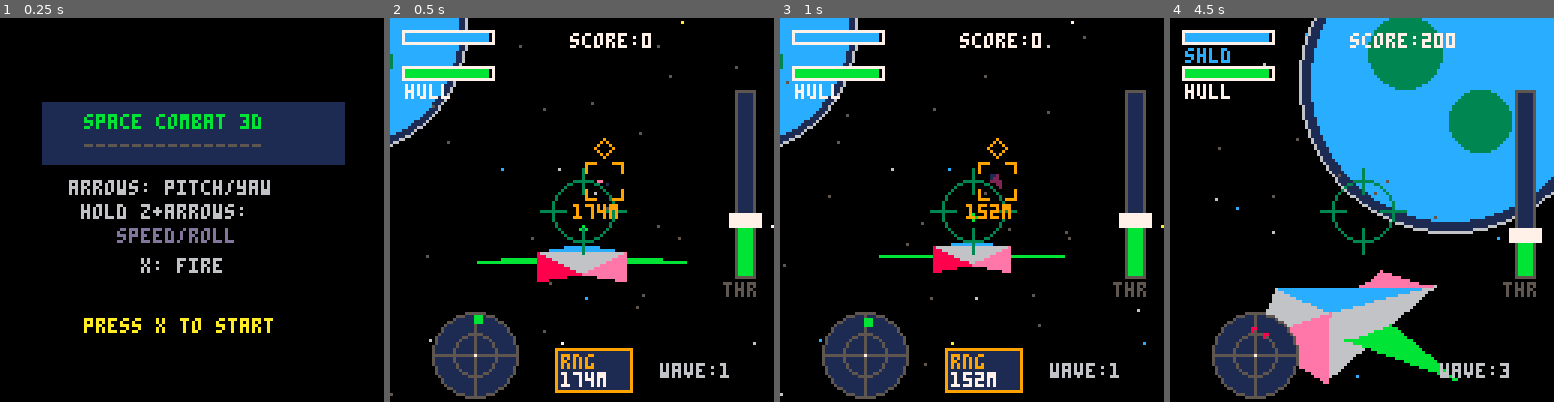
Above: before the commit, frames 1-4 (left to right).
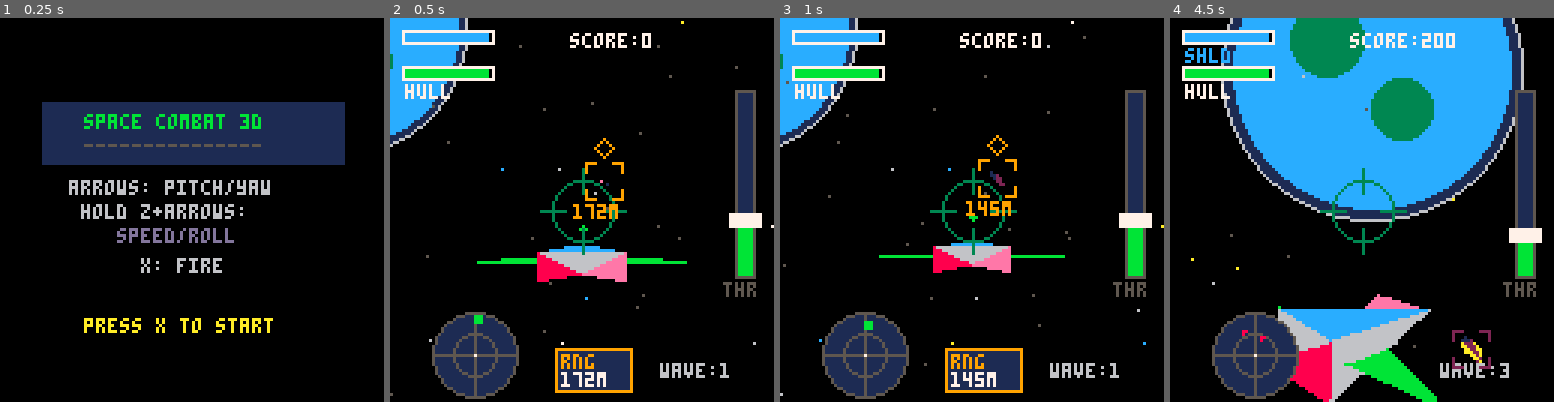
Above: after the commit, the same moments.

Repository: RubenTipparach/Mini-Pico-Games
Game: PICO-8 cartridge pico-8/carts/space_combat_3d.p8
The game is run twice, just before and just after one commit, with the same random seed, the same clock (stepped at 60 frames per second) and the same inputs.
Inputs (mouse positions are in pixels of both pictures, inside the frame that each line leads up to):
- Up to frame 1 (0.25 s): no input
- Up to frame 2 (0.5 s): tap X (X key) at 0.33 s
- Up to frame 3 (1 s): click (1060, 121) at 0.67 s; tap O (Z key) at 0.7 s
- Up to frame 4 (4.5 s): tap X (X key) at 1.07, 1.85, 2.97, 4.08 s; click (1216, 267) at 1.22 s; hold Right 1.6-2.1 s; tap O (Z key) every 0.4 s from 1.7 to 4.1 s; click (1277, 114) at 1.77 s; hold Up 2.15-2.42 s; click (1342, 259) at 2.32 s; hold Right 2.47-3.03 s; click (1404, 106) at 2.87 s; hold Left 3.08-3.58 s; click (1465, 256) at 3.42 s; hold Down 3.63-3.97 s; click (1231, 102) at 3.97 s; hold Right from 4.02 s (still down)

Frame 1 is identical in both runs. In frame 2, less than 0.1% of the frame differs, in the area x 50-57%, y 42-97%; in frame 3, 0.7%; in frame 4, 36%, in the area x 5-100%, y 0-100%.

Commit message:
Add AI evasion, hit flash, and fix wave/hit detection bugs
- Inverted pitch controls (up=nose down, down=nose up)
- Enemies now evade when hit (strafe sideways for ~30 frames)
- Increased enemy speeds (normal: 0.6, heavy: 0.4, fast: 0.9)
- Player ship flashes red when hit
- Fixed double wave increment bug (waves were skipping)
- Tightened hit detection radius from 8 to 6 units

Diff:
--- a/pico-8/carts/space_combat_3d.p8
+++ b/pico-8/carts/space_combat_3d.p8
@@ -11,6 +11,7 @@
 shield=100
 shield_max=100
 shield_recharge=0
+hit_flash=0
 wave=1
 spawn_t=60
 wave_enemies=0
@@ -270,6 +271,7 @@
  health=100
  shield=100
  shield_recharge=0
+ hit_flash=0
  wave=1
  wave_enemies=1
  spawn_t=0
@@ -329,14 +331,14 @@
    p_up=rot_axis(p_up,p_fwd,ts)
   end
  else
-  -- regular mode: pitch around right, yaw around up
+  -- regular mode: pitch around right (inverted), yaw around up
   if btn(2) then
+   p_fwd=rot_axis(p_fwd,p_rgt,-ts)
+   p_up=rot_axis(p_up,p_rgt,-ts)
+  end
+  if btn(3) then
    p_fwd=rot_axis(p_fwd,p_rgt,ts)
    p_up=rot_axis(p_up,p_rgt,ts)
-  end
-  if btn(3) then
-   p_fwd=rot_axis(p_fwd,p_rgt,-ts)
-   p_up=rot_axis(p_up,p_rgt,-ts)
   end
   if btn(0) then
    p_fwd=rot_axis(p_fwd,p_up,ts)
@@ -451,6 +453,11 @@
   end
  end
 
+ -- decrement hit flash timer
+ if hit_flash>0 then
+  hit_flash-=1
+ end
+
  -- wave progression
  if #enemies==0 then
   wave+=1
@@ -482,26 +489,28 @@
   z=rnd(100)+80+pz,
   rx=0,ry=0.5,rz=0,
   etype=etype,
-  ai=rnd(40)+20
+  ai=rnd(40)+20,
+  evade=0,
+  evade_dir=0
  }
  -- type-specific stats
  if etype=="normal" then
   e.hp=20
-  e.spd=0.4
+  e.spd=0.6
   e.fire=rnd(120)+90
   e.acc=0.15
   e.v=enemy_v
   e.f=enemy_f
  elseif etype=="heavy" then
   e.hp=50
-  e.spd=0.25
+  e.spd=0.4
   e.fire=rnd(150)+120
   e.acc=0.1
   e.v=heavy_v
   e.f=heavy_f
  elseif etype=="fast" then
   e.hp=12
-  e.spd=0.7
+  e.spd=0.9
   e.fire=rnd(100)+80
   e.acc=0.12
   e.v=fast_v
@@ -511,34 +520,33 @@
 end
 
 function spawn_wave()
- -- wave 1: 1 normal
- -- wave 2: 2 normal
- -- wave 3: 2 normal + 1 fast
- -- wave 4: 2 normal + 1 heavy
- -- wave 5+: mix
- local count=min(wave,4)
- wave_enemies=count
-
- if wave==1 then
-  spawn_enemy("normal")
- elseif wave==2 then
-  spawn_enemy("normal")
+ -- wave is already incremented when this is called
+ -- wave 2: 1 normal (after beating wave 1)
+ -- wave 3: 2 normal
+ -- wave 4: 2 normal + 1 fast
+ -- wave 5: 1 normal + 1 heavy + 1 fast
+ -- wave 6+: mix up to 4
+ if wave==2 then
   spawn_enemy("normal")
  elseif wave==3 then
   spawn_enemy("normal")
   spawn_enemy("normal")
+ elseif wave==4 then
+  spawn_enemy("normal")
+  spawn_enemy("normal")
   spawn_enemy("fast")
- elseif wave==4 then
+ elseif wave==5 then
   spawn_enemy("normal")
   spawn_enemy("heavy")
   spawn_enemy("fast")
  else
-  -- wave 5+: random mix
-  for i=1,min(wave,5) do
+  -- wave 6+: random mix, max 4
+  local count=min(wave-2,4)
+  for i=1,count do
    local r=rnd(10)
-   if r<5 then
+   if r<4 then
     spawn_enemy("normal")
-   elseif r<8 then
+   elseif r<7 then
     spawn_enemy("fast")
    else
     spawn_enemy("heavy")
@@ -587,9 +595,22 @@
   -- use enemy speed
   local spd=e.spd or 0.4
   local fx,fy,fz=rot3d(0,0,1,e.rx,e.ry,e.rz)
-  e.x+=fx*spd
-  e.y+=fy*spd
-  e.z+=fz*spd
+
+  -- evasion behavior when hit
+  if e.evade>0 then
+   e.evade-=1
+   -- calculate right vector for strafing
+   local ex,ey,ez=rot3d(1,0,0,e.rx,e.ry,e.rz)
+   -- strafe sideways
+   local estr=e.evade_dir*spd*1.5
+   e.x+=ex*estr+fx*spd*0.3
+   e.y+=ey*estr+fy*spd*0.3
+   e.z+=ez*estr+fz*spd*0.3
+  else
+   e.x+=fx*spd
+   e.y+=fy*spd
+   e.z+=fz*spd
+  end
 
   e.fire-=1
   if e.fire<=0 then
@@ -660,8 +681,11 @@
     local dx=b.x-e.x
     local dy=b.y-e.y
     local dz=b.z-e.z
-    if dx*dx+dy*dy+dz*dz<64 then
+    if dx*dx+dy*dy+dz*dz<36 then -- 6 unit radius for tighter hit detection
      e.hp-=10
+     -- trigger evasion when hit
+     e.evade=20+rnd(15)
+     e.evade_dir=rnd(1)<0.5 and -1 or 1
      add_parts(b.x,b.y,b.z,5,9)
      del(bullets,b)
      sfx(2)
@@ -670,7 +694,7 @@
       score+=100
       del(enemies,e)
       sfx(3)
-      if #enemies==0 then wave+=1 end
+      -- wave progression handled in update_play()
      end
      break
     end
@@ -682,6 +706,7 @@
    if dx*dx+dy*dy+dz*dz<36 then
     -- damage shields first, then health
     shield_recharge=0 -- reset recharge timer
+    hit_flash=10 -- flash red when hit
     if shield>0 then
      shield=max(0,shield-15)
      add_parts(px,py,pz,4,12) -- blue shield sparks
@@ -847,7 +872,38 @@
   x,y,z=to_cam_space(x,y,z)
   tv[i]={x,y,z}
  end
- add_faces(faces,tv,fcs)
+ -- flash red when hit
+ if hit_flash>0 then
+  add_faces_flash(faces,tv,fcs)
+ else
+  add_faces(faces,tv,fcs)
+ end
+end
+
+-- add faces with red flash (for damage)
+function add_faces_flash(faces,tv,fcs)
+ for f in all(fcs) do
+  local v1=tv[f[1]]
+  local v2=tv[f[2]]
+  local v3=tv[f[3]]
+
+  if v1[3]>1 and v2[3]>1 and v3[3]>1 then
+   local e1=v_sub(v2,v1)
+   local e2=v_sub(v3,v1)
+   local n=v_norm(v_cross(e1,e2))
+
+   local ctr={(v1[1]+v2[1]+v3[1])/3,(v1[2]+v2[2]+v3[2])/3,(v1[3]+v2[3]+v3[3])/3}
+
+   if v_dot(n,v_norm(ctr))<0 then
+    local p1x,p1y=proj(v1[1],v1[2],v1[3])
+    local p2x,p2y=proj(v2[1],v2[2],v2[3])
+    local p3x,p3y=proj(v3[1],v3[2],v3[3])
+
+    -- flash red color (8)
+    add(faces,{p1x,p1y,p2x,p2y,p3x,p3y,8,ctr[3]})
+   end
+  end
+ end
 end
 
 -- draw enemy ship using euler angles
